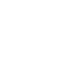
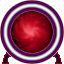
The second w=64, h=64 image is a revision of the first. Changes to its layers:
renamed "E" to "Pasted Layer", painted on it over [0,0,64,64]
